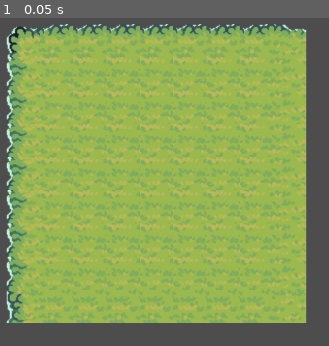
Above: before the commit, frame 1.
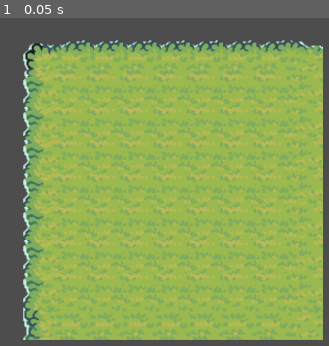
Above: after the commit, the same moment.

Repository: Elowen-go/Cozy-Yard
Game: Godot game, scene res://scenes/main.tscn
The game is run twice, just before and just after one commit, with the same random seed, the same clock (stepped at 60 frames per second) and the same inputs.
Inputs:
- Up to frame 1 (0.05 s): no input

The runs differ from the first frame. In frame 1, 40% of the frame differs, in the area x 1-99%, y 1-99%.

Commit message:
fix: center tilemap so full 9x9 island is visible

Diff:
--- a/scenes/main.tscn
+++ b/scenes/main.tscn
@@ -5,6 +5,7 @@
 [node name="MainScene" type="Node2D"]
 
 [node name="Ground" type="TileMap" parent="."]
+position = Vector2(-16, -16)
 tile_set = ExtResource("1_o5qli")
 format = 2
 layer_0/name = "Ground"
@@ -12,5 +13,4 @@
 layer_1/name = "Layer0"
 
 [node name="Camera" type="Camera2D" parent="Ground"]
-position = Vector2(16, 16)
 zoom = Vector2(1.5, 1.5)
--- a/scripts/build_scene.gd
+++ b/scripts/build_scene.gd
@@ -45,9 +45,10 @@
 
 			tilemap.set_cell(0, Vector2i(x, y), 0, atlas)
 
+	tilemap.position = Vector2(-16, -16)
+
 	var camera := Camera2D.new()
 	camera.name = "Camera"
-	camera.position = Vector2(16, 16)
 	camera.zoom = Vector2(1.5, 1.5)
 
 	root.add_child(tilemap, true)
